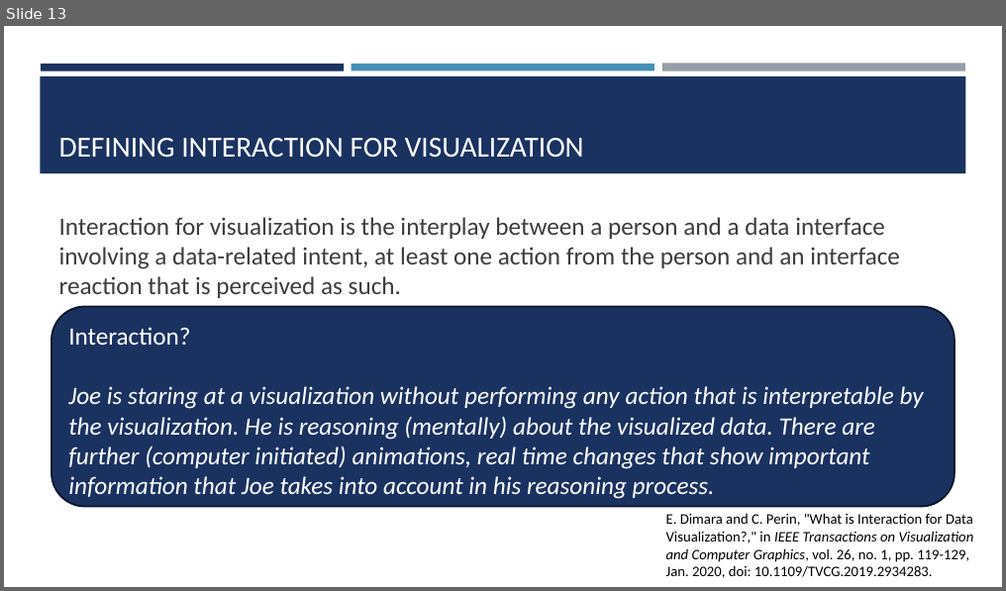
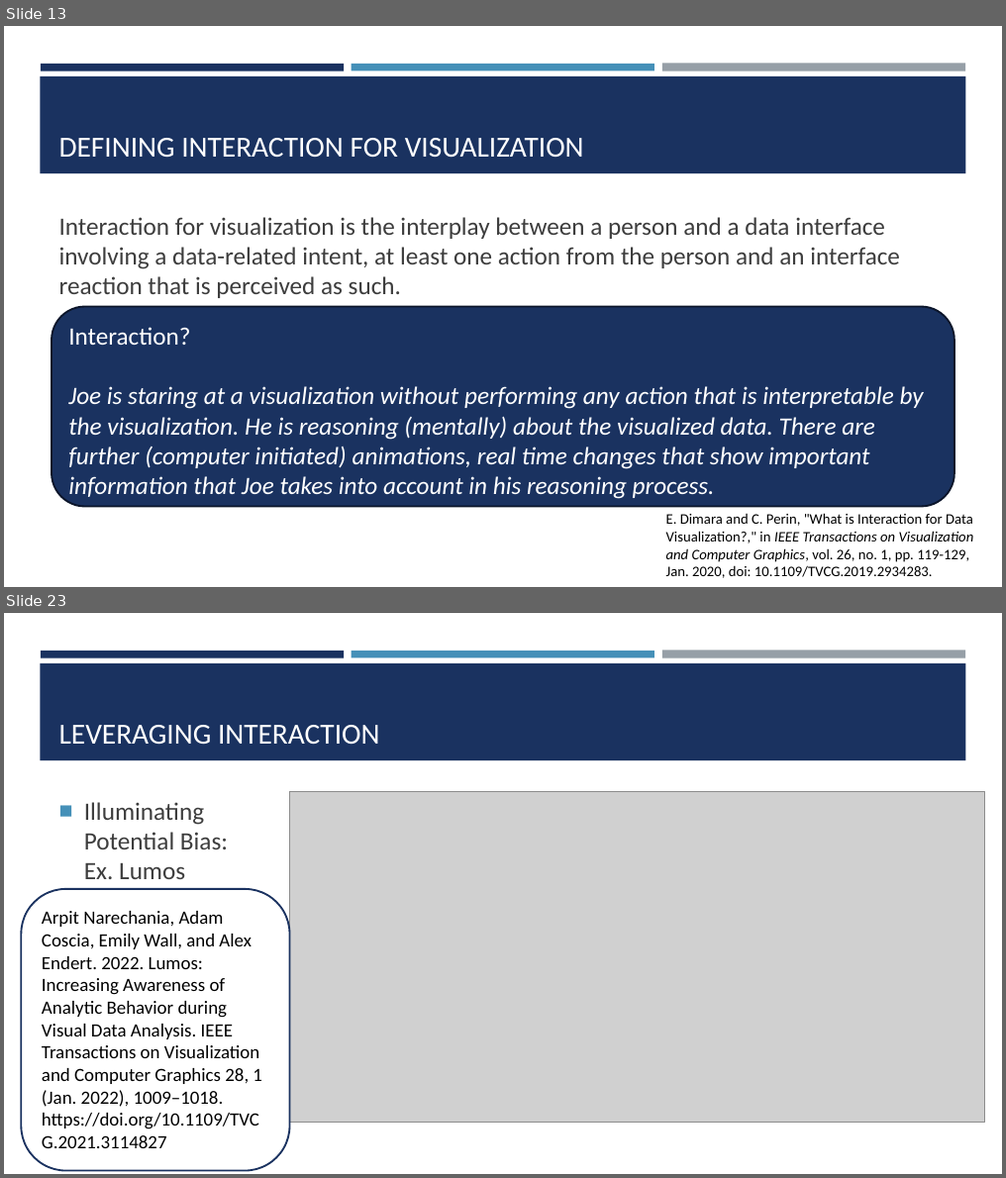
Before and after one commit to amosca01/SDS-CSC235, a slide deck: slides/05-interaction.pptx. Shown one above the other, each under a label of ours: slide 13 before the commit, slides 13 and 23 after it; the slides between them are not shown. The pictures are 1006x591 and 1006x1178 pixels, drawn with LibreOffice and Linux fonts; fonts in the diff are those of the drawing; grey boxes stand for pictures. Boxes give left, top, right and bottom in pixels: in the first picture for what was removed or moved away, otherwise in the second. Text is boxed around its words. In the diff, an @@ line names an element or a change of style, - is before the commit and + after.

Commit message:
interaction

```diff
--- a/slides/05-interaction.pptx
+++ b/slides/05-interaction.pptx
@@ slide 23 added at (x1=4, y1=613, x2=1002, y2=1174), background #FFFFFF; not listed: 4 template elements that a slide beside it also shows @@
@@ title added at (x1=59, y1=725, x2=380, y2=745), 28 pt, text #FFFFFF @@
+LEVERAGING INTERACTION
@@ text added at (x1=84, y1=802, x2=228, y2=879), 24 pt, text #3D3D3D @@
+■ Illuminating Potential Bias: Ex. Lumos
@@ picture added at (x1=290, y1=791, x2=985, y2=1122) @@
@@ rounded rectangle added at (x1=21, y1=889, x2=290, y2=1171), fill #FFFFFF, outline #1A3260 1.75 pt, 18 pt, text #000000 @@
+Arpit Narechania, Adam Coscia, Emily Wall, and Alex Endert. 2022. Lumos: Increasing Awareness of Analytic Behavior during Visual Data Analysis. IEEE Transactions on Visualization and Computer Graphics 28, 1 (Jan. 2022), 1009–1018. https://doi.org/10.1109/TVCG.2021.3114827
```
Also in this commit, not shown: 1 slide changed, 13 other slides added, 5 other files.
